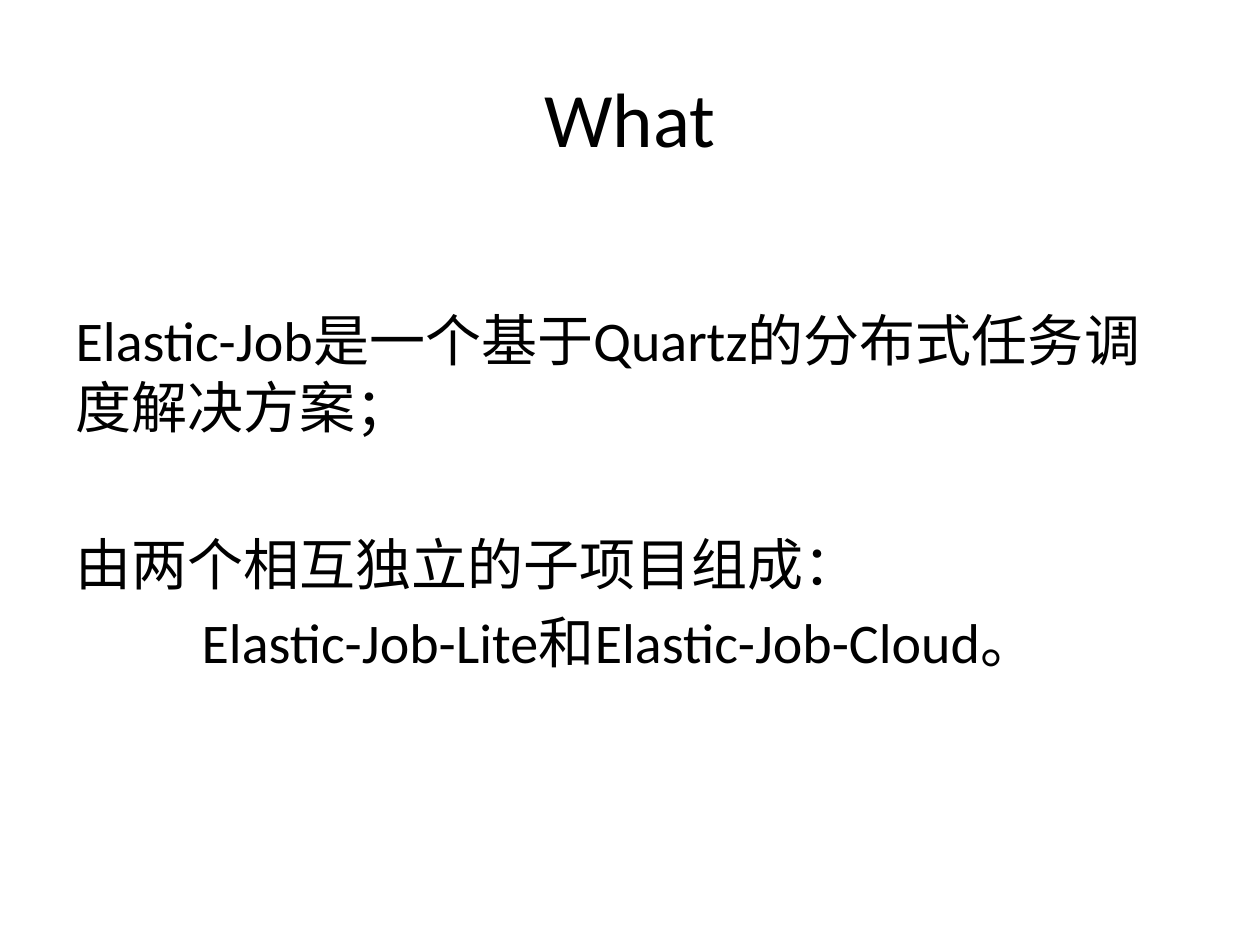
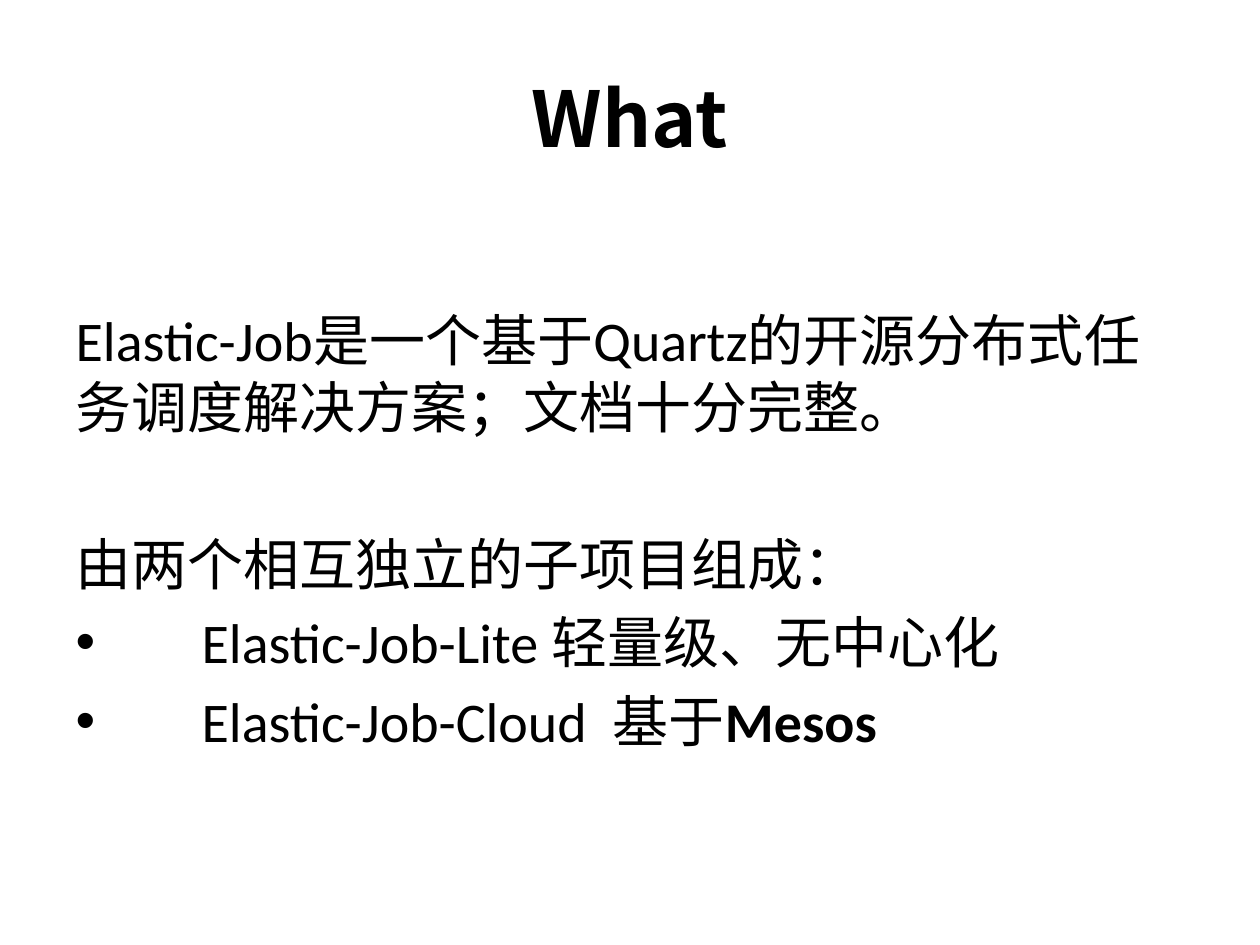
Before and after one commit to liuendy/practice, a slide deck: slide 2 of elastic-job-lite/elastic-job.pptx. Drawn at 1260x945 pixels with LibreOffice and Linux fonts; fonts in the diff are those of the drawing. Boxes give left, top, right and bottom in pixels: in the first picture for what was removed or moved away, otherwise in the second. Text is boxed around its words. In the diff, an @@ line names an element or a change of style, - is before the commit and + after.

Commit message:
ppt

```diff
--- a/elastic-job-lite/elastic-job.pptx
+++ b/elastic-job-lite/elastic-job.pptx
@@ title "What" at [532,85,728,148]: font Calibri to Noto Sans CJK SC, bold on @@
@@ text at [76,314,1140,437]: text changed @@
-Elastic-Job是一个基于Quartz的分布式任务调度解决方案；
+Elastic-Job是一个基于Quartz的开源分布式任务调度解决方案；文档十分完整。
@@ text at [202,616,999,747]: text changed @@
-Elastic-Job-Lite和Elastic-Job-Cloud。
+• Elastic-Job-Lite 轻量级、无中心化
+• Elastic-Job-Cloud 基于Mesos
```
Also in this commit, not shown: 3 other slides changed, 4 slides added, 4 slides removed.
